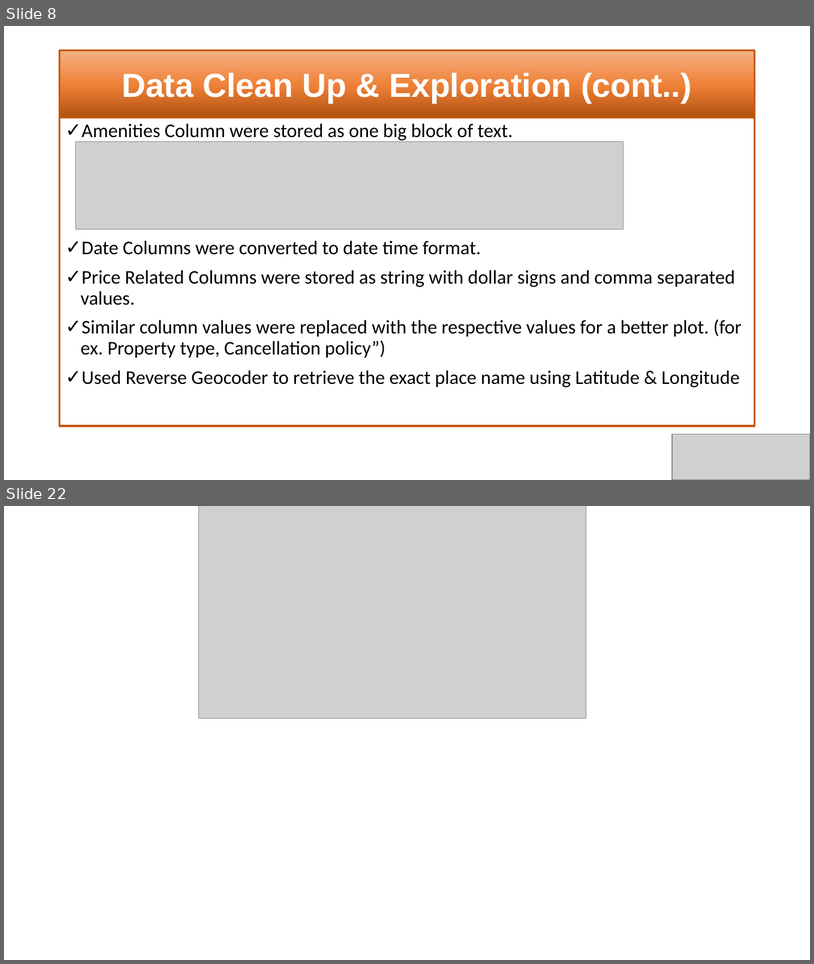
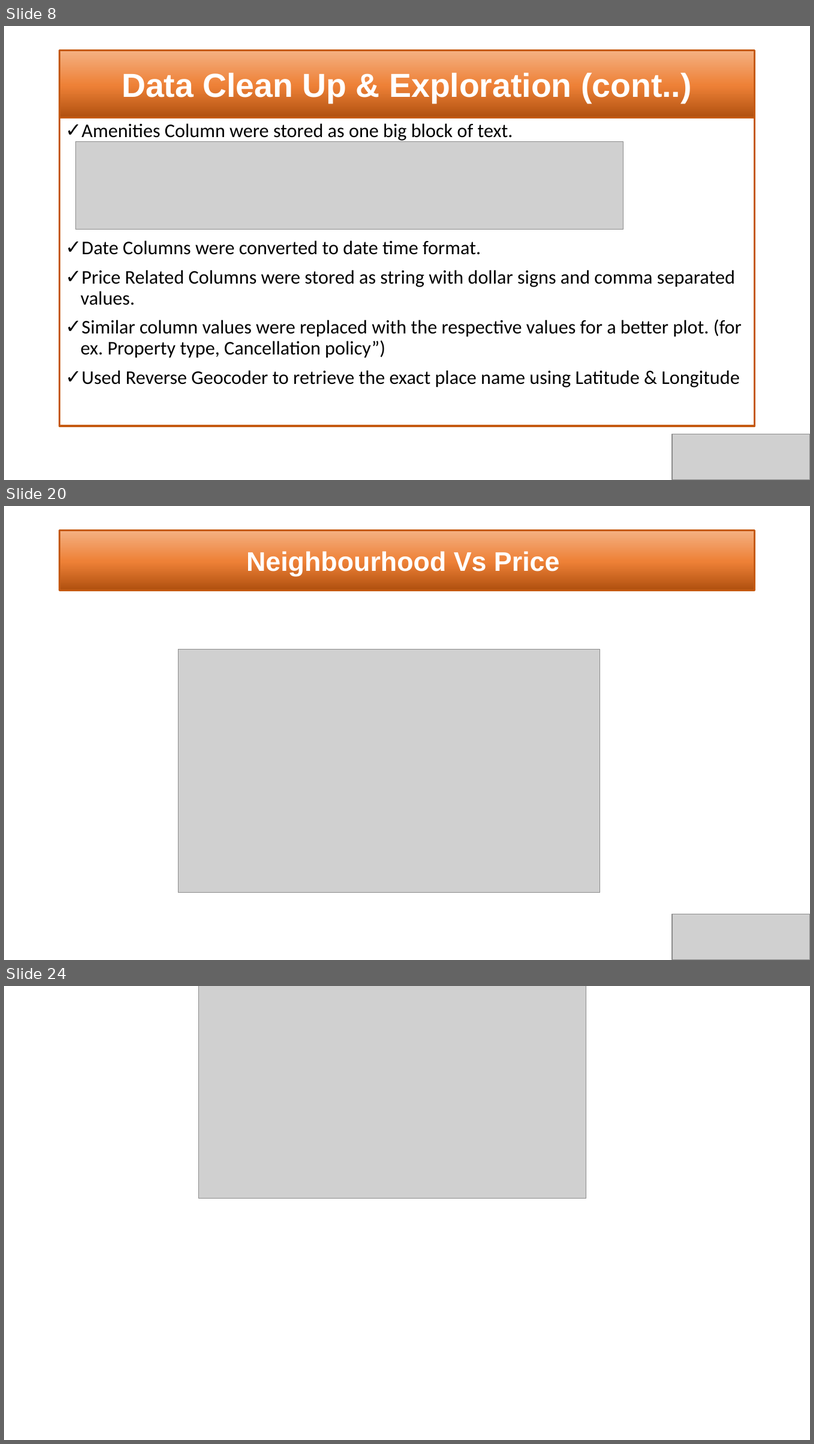
Before and after one commit to SaranyaPandiaraj/Futuristic-Airbnb, a slide deck: Futuristic_Airbnb.pptx. Shown one above the other, each under a label of ours: slides 8 and 22 before the commit, slides 8, 20 and 24 after it; the slides between them are not shown. The pictures are 814x964 and 814x1444 pixels, drawn with LibreOffice and Linux fonts; fonts in the diff are those of the drawing; grey boxes stand for pictures. Boxes give left, top, right and bottom in pixels: in the first picture for what was removed or moved away, otherwise in the second. Text is boxed around its words. In the diff, an @@ line names an element or a change of style, - is before the commit and + after.

```diff
--- a/Futuristic_Airbnb.pptx
+++ b/Futuristic_Airbnb.pptx
@@ slide 20 added at (x1=4, y1=506, x2=810, y2=960), background #FFFFFF @@
@@ title added at (x1=60, y1=530, x2=755, y2=590), fill gradient #B0500F to #EE8137 to #F4B183, outline #C55A11 2.25 pt, 32 pt, text #FFFFFF, bold @@
+Neighbourhood Vs Price
@@ picture added at (x1=178, y1=649, x2=600, y2=892) @@
@@ picture added at (x1=672, y1=914, x2=810, y2=960) @@
@@ what was slide 22 is now slide 24 @@
```
Also in this commit, not shown: 5 slides changed, 10 other slides added, 9 slides removed.
